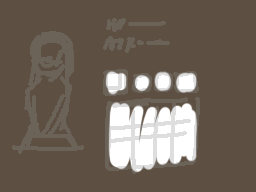
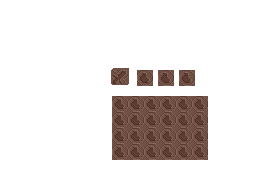
Layer changes from the first 256 × 192 image to the second:
hid "elements" over [12, 18, 200, 174]
moved "overLayBaisc" into group "over", painted on it over [0, 0, 256, 192]
added group "Under" with 2 layers above "debug" over [111, 68, 208, 160]
added layer "slots" in group "Under" over [111, 68, 195, 86]
added layer "allItems" in group "Under" over [112, 96, 208, 160]
